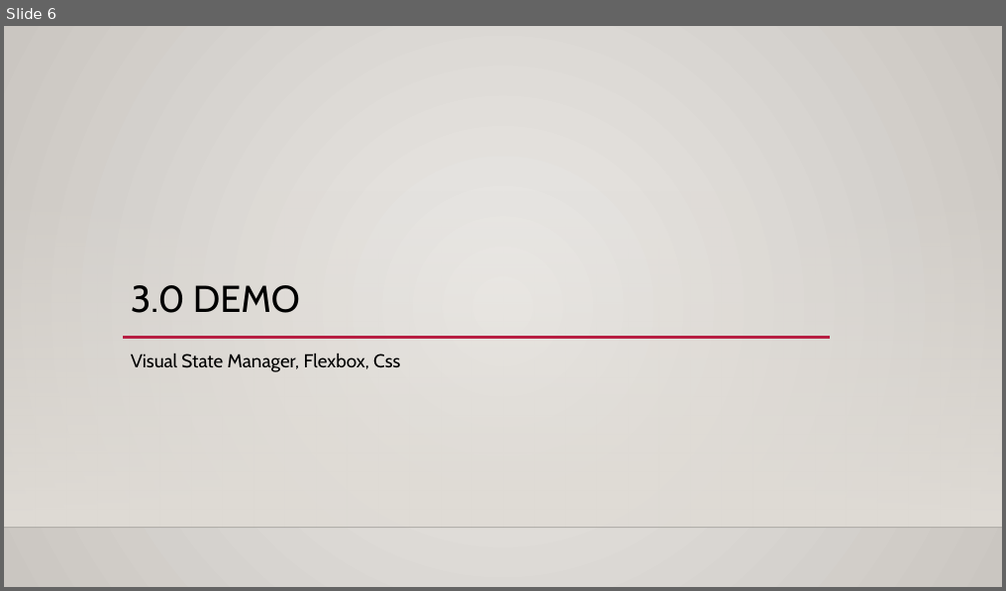
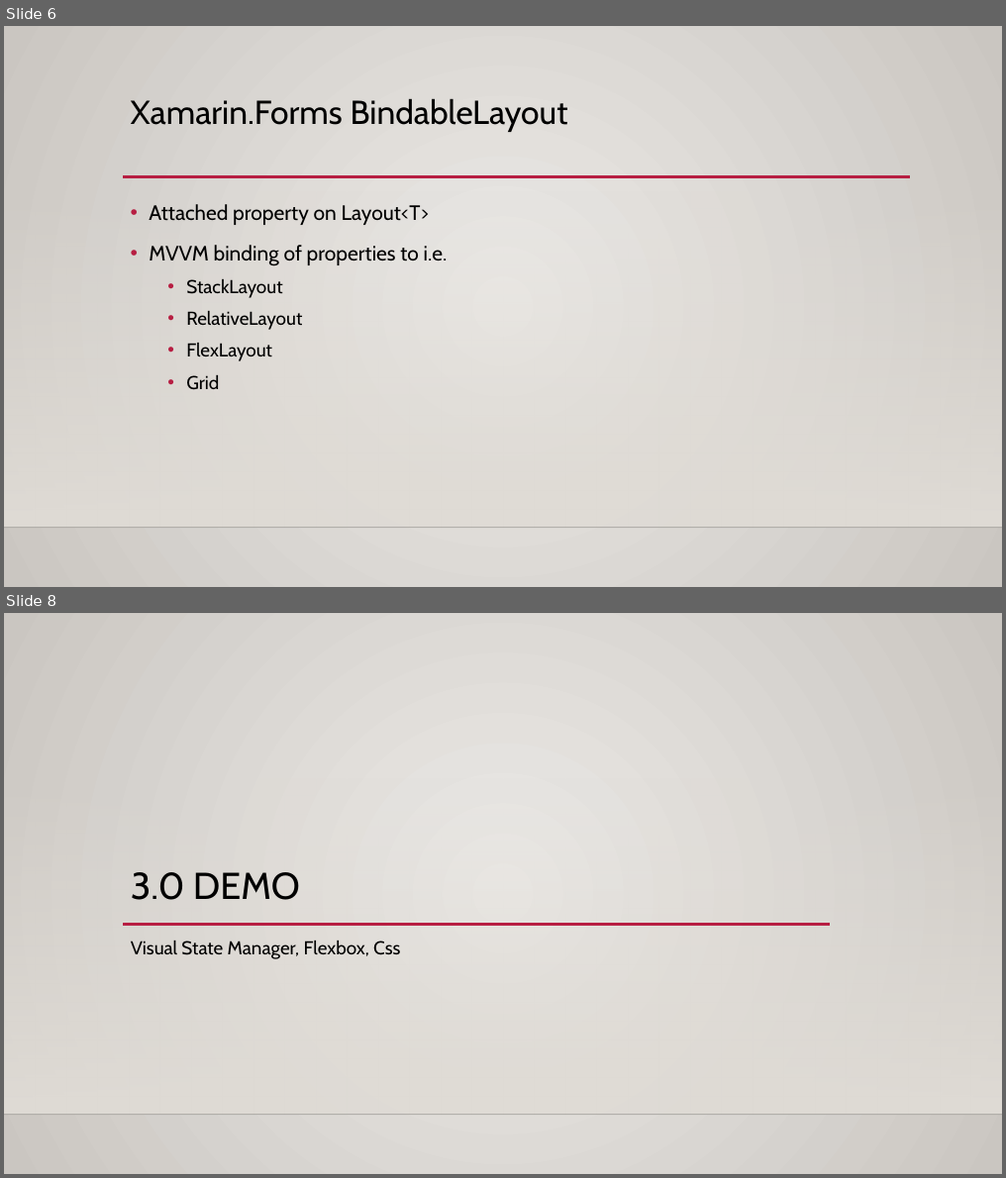
Before and after one commit to dersia/presentations, a slide deck: Xamarin.Prism.Forms.3371.pptx. Shown one above the other, each under a label of ours: slide 6 before the commit, slides 6 and 8 after it; the slides between them are not shown. The pictures are 1006x591 and 1006x1178 pixels, drawn with LibreOffice and Linux fonts; fonts in the diff are those of the drawing; background and template pictures are left out. Boxes give left, top, right and bottom in pixels: in the first picture for what was removed or moved away, otherwise in the second. Text is boxed around its words. In the diff, an @@ line names an element or a change of style, - is before the commit and + after.

```diff
--- a/Xamarin.Prism.Forms.3371.pptx
+++ b/Xamarin.Prism.Forms.3371.pptx
@@ slide 6 added at [4, 26, 1002, 587], background gradient #ECEAE7 to #CAC7C1; not listed: 2 template elements that a slide beside it also shows @@
@@ title added at [131, 98, 568, 132], 32 pt, text #000000 @@
+Xamarin.Forms BindableLayout
@@ line added from (123, 177) to (910, 177), #B71E42 2.5 pt @@
@@ text added at [149, 204, 448, 390], 20 pt, text #000000 @@
+• Attached property on Layout<T>
+• MVVM binding of properties to i.e.
+  • StackLayout
+  • RelativeLayout
+  • FlexLayout
+  • Grid
@@ what was slide 6 is now slide 8 @@
```
Also in this commit, not shown: 3 slides changed, 2 other slides added, 1 slide removed, 27 other files.
